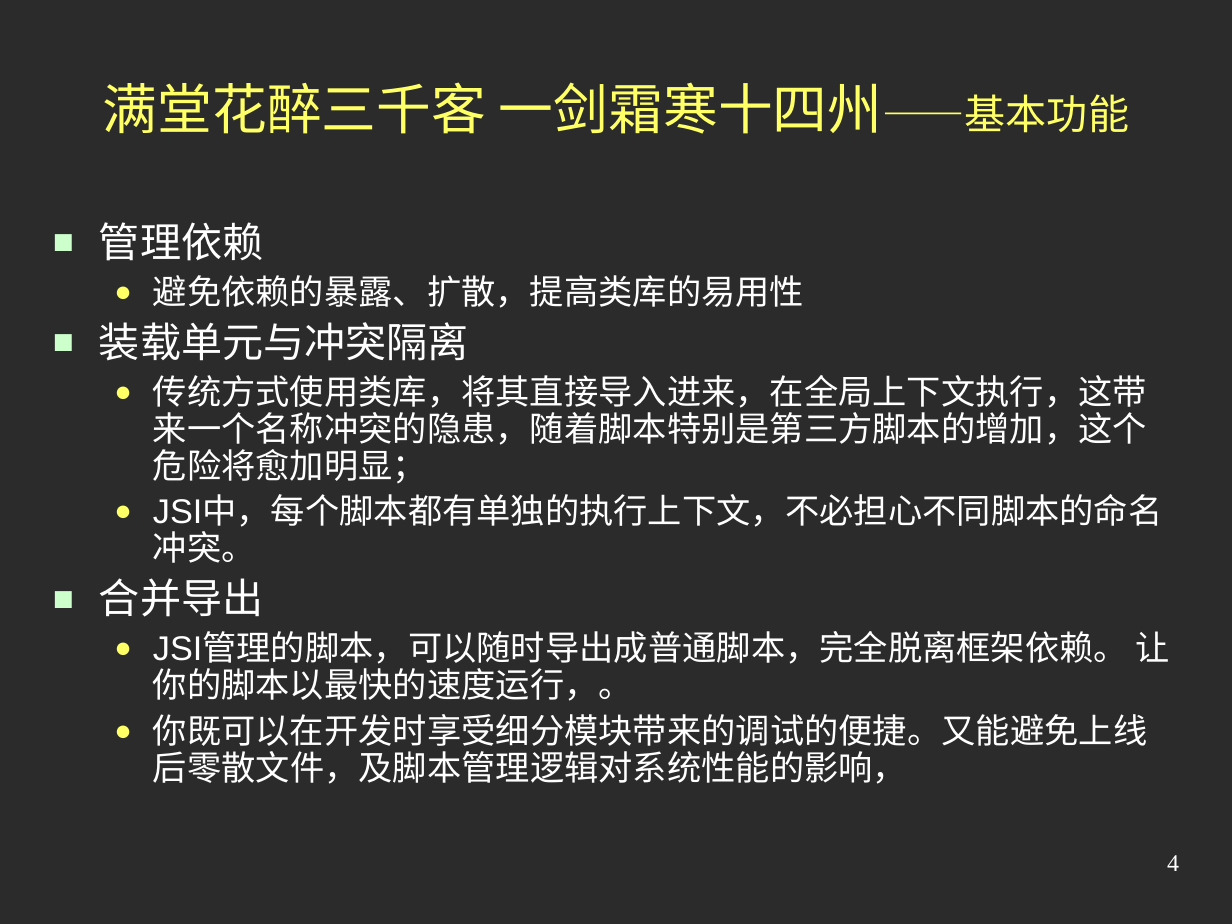
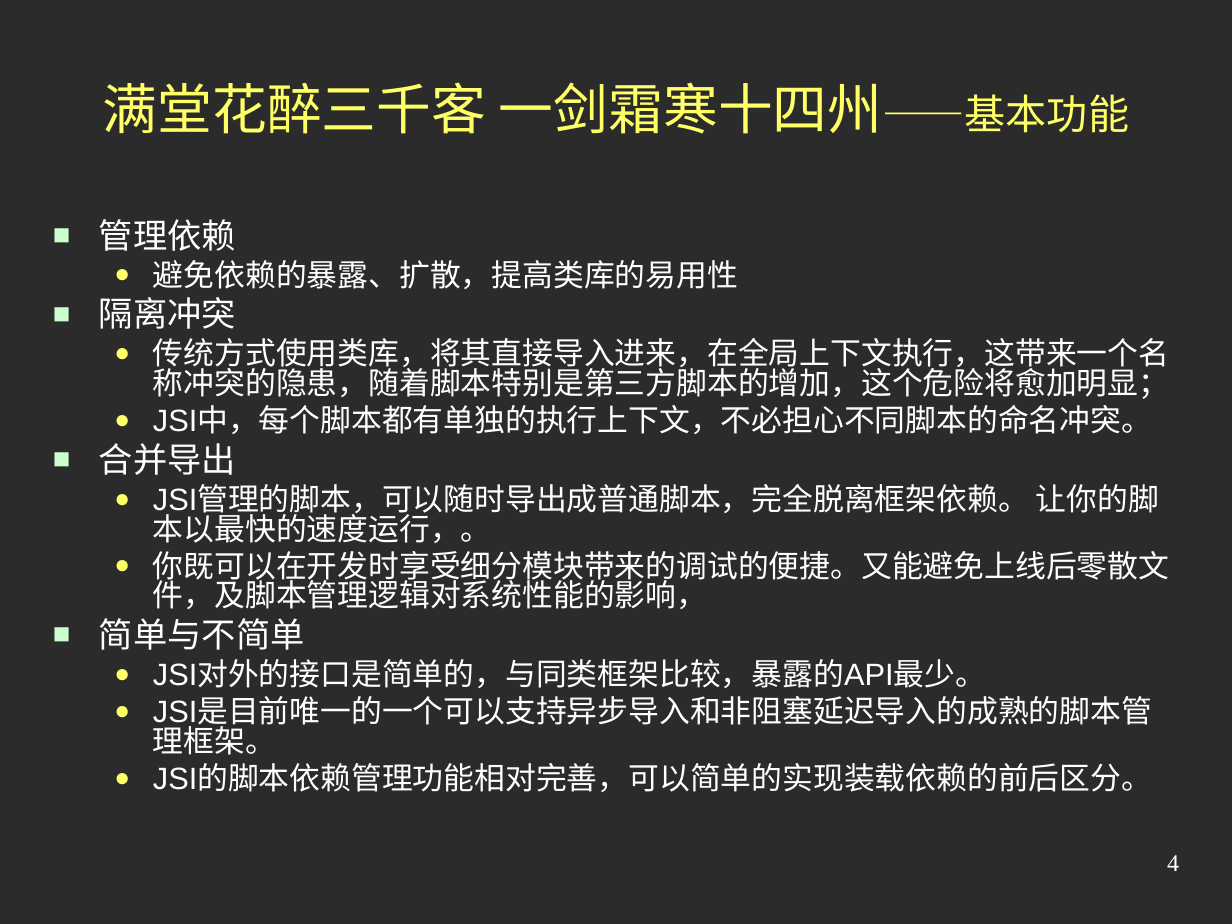
Before and after one commit to jindw/jsi, a slide deck: slide 4 of trunk/JSI2/web/doc/Preview2.ppt. Drawn at 1232x924 pixels with LibreOffice and Linux fonts; fonts in the diff are those of the drawing; background and template pictures are left out; a plain dark background stands for a picture behind light text. Boxes give left, top, right and bottom in pixels: in the first picture for what was removed or moved away, otherwise in the second. Text is boxed around its words. In the diff, an @@ line names an element or a change of style, - is before the commit and + after.

```diff
--- a/trunk/JSI2/web/doc/Preview2.ppt
+++ b/trunk/JSI2/web/doc/Preview2.ppt
@@ text at (x1=99, y1=219, x2=1169, y2=609): size 24 to 20 pt in "管理依赖", "合并导出"; size 20 to 18 pt in "避免依赖的暴露、扩散，提高类库的易用性", "传统方式使用类库，将其直接导入进来，在全局上下文执行，这带来一个名称冲突的隐患，随着脚本特别是第三方脚本的增加，这个危险 ...", "JSI中，每个脚本都有单独的执行上下文，不必担心不同脚本的命名冲突。", "JSI管理的脚本，可以随时导出成普通脚本，完全脱离框架依赖。 让你的脚本以最快的速度运行，。" and 1 more places; line spacing 0.9 to 0.8; less space between paragraphs @@
@@ text at (x1=99, y1=297, x2=236, y2=329): text changed; size 24 to 20 pt @@
-■ 装载单元与冲突隔离
+■ 隔离冲突
@@ text at (x1=99, y1=618, x2=1152, y2=792): paragraphs added @@
+■ 简单与不简单
+  ● JSI对外的接口是简单的，与同类框架比较，暴露的API最少。
+  ● JSI是目前唯一的一个可以支持异步导入和非阻塞延迟导入的成熟的脚本管理框架。
+  ● JSI的脚本依赖管理功能相对完善，可以简单的实现装载依赖的前后区分。
```
Also in this commit, not shown: 4 other slides changed.
